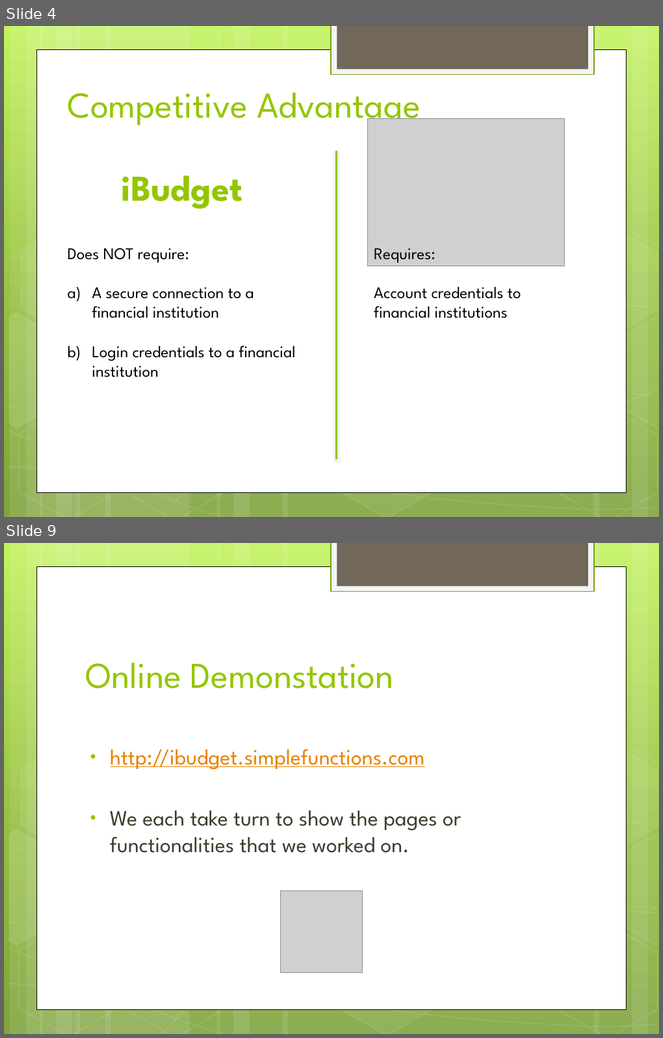
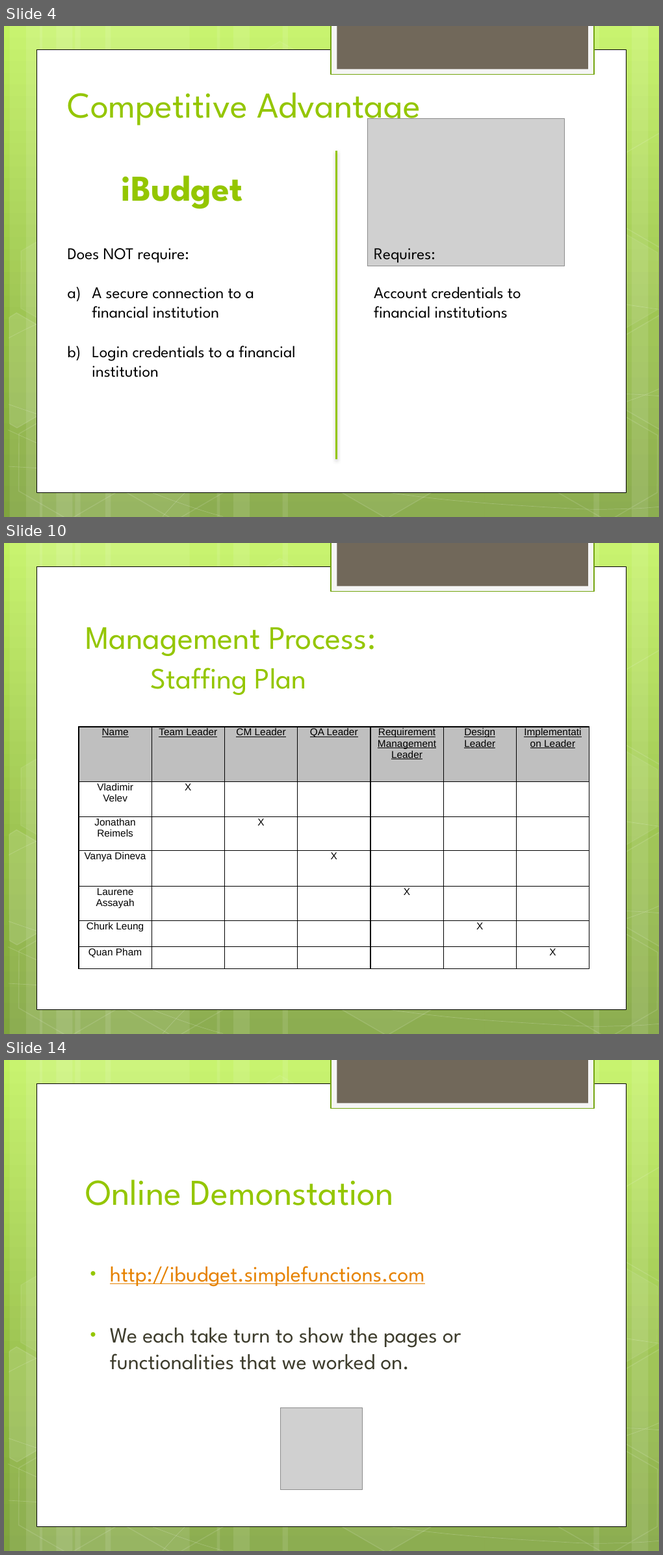
Before and after one commit to hiyenwong/cs679-b1-class-project, a slide deck: deliverables/final/Final Presentation.pptx. Shown one above the other, each under a label of ours: slides 4 and 9 before the commit, slides 4, 10 and 14 after it; the slides between them are not shown. The pictures are 663x1038 and 663x1555 pixels, drawn with LibreOffice and Linux fonts; fonts in the diff are those of the drawing; grey boxes stand for pictures. Boxes give left, top, right and bottom in pixels: in the first picture for what was removed or moved away, otherwise in the second. Text is boxed around its words. In the diff, an @@ line names an element or a change of style, - is before the commit and + after.

```diff
--- a/deliverables/final/Final Presentation.pptx
+++ b/deliverables/final/Final Presentation.pptx
@@ slide 10 added at [4,543,659,1034], background gradient #C3F35F to #93BF3F to #81A53E; not listed: 31 template elements that a slide beside it also shows @@
@@ title added at [85,627,376,695], 36 pt, text #94C600 @@
+Management Process:
+Staffing Plan
@@ table added at [79,727,588,969], 7 rows, 7 columns @@
+Name | Team Leader | CM Leader | QA Leader | Requirement Management Leader | Design Leader | Implementation Leader
+Vladimir Velev | X |  |  |  |  | 
+Jonathan Reimels |  | X |  |  |  | 
+Vanya Dineva |  |  | X |  |  | 
+Laurene Assayah |  |  |  | X |  | 
+Churk Leung |  |  |  |  | X | 
+Quan Pham |  |  |  |  |  | X
@@ what was slide 9 is now slide 14 @@
```
Also in this commit, not shown: 1 slide changed, 6 other slides added, 2 slides removed.
